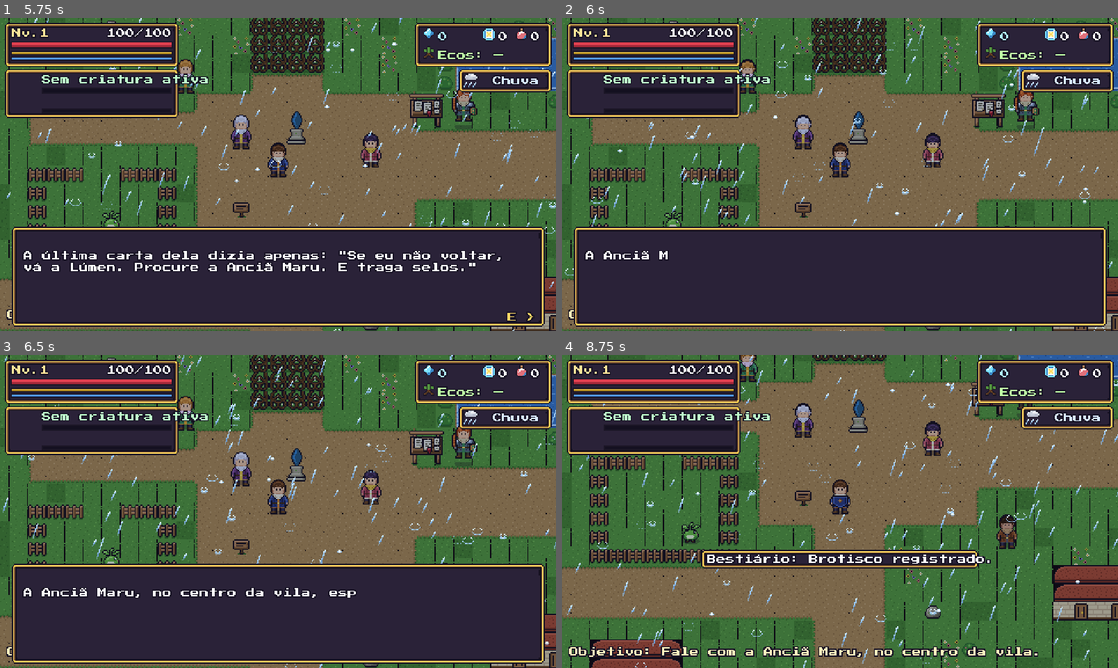
Above: before the commit, frames 1-4 (two rows, left to right).
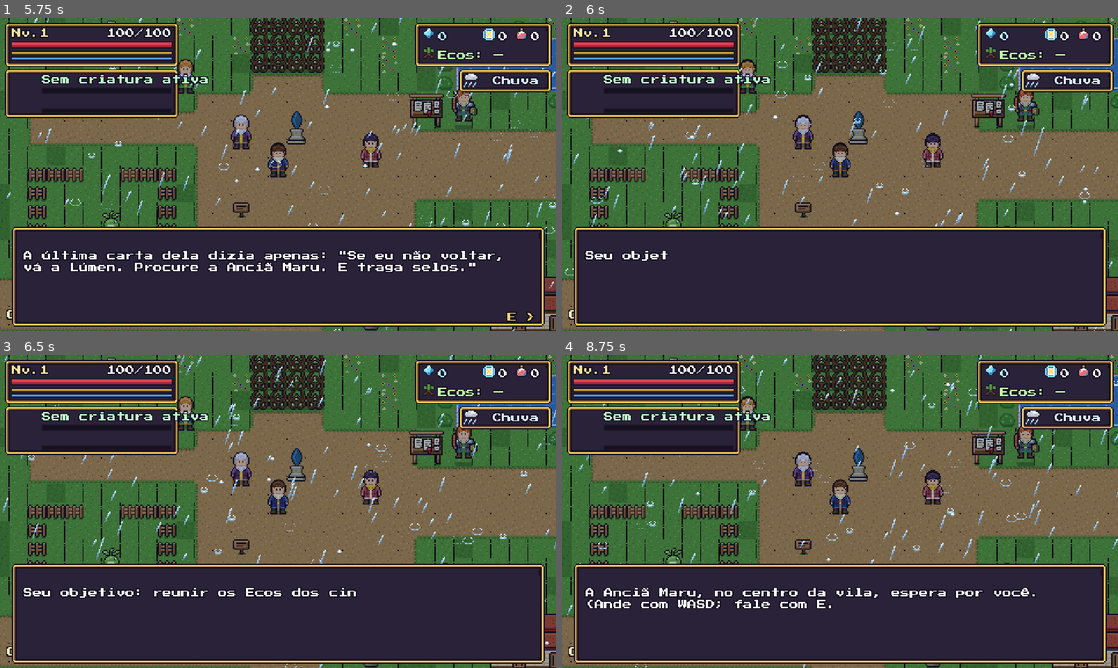
Above: after the commit, the same moments.

Repository: jaapa07/Claude
Game: Godot game, scene res://scenes/main.tscn
Two runs of this game, one before a commit and one after it. Both use one fixed random seed, a clock stepped at 60 frames per second and the inputs below.
Inputs (mouse positions are in pixels of both pictures, inside the frame that each line leads up to):
- Up to frame 1 (5.75 s): tap Enter (ui_accept) at 0.5, 0.77, 3.77 s; move the mouse to (400, 158) at 0.52 s; hold D (move_right) 0.53-1.25 s; hold K (guard) 0.53-1.25 s; click (400, 158) at 0.67 s; drag from (166, 190) to (250, 237) at 1.27 s; move the mouse to (333, 105) at 2.02 s; hold D (move_right) 2.03-2.75 s; hold K (guard) 2.03-2.75 s; tap C (behavior) at 2.1 s; drag from (250, 237) to (111, 127) at 2.77 s; move the mouse to (444, 221) at 3.52 s; hold A (move_left) 3.53-4.25 s; hold K (guard) 3.53-4.25 s; tap R (consumable) at 3.6 s; tap I (inventory) at 4.15 s; drag from (111, 127) to (194, 96) at 4.27 s; move the mouse to (305, 174) at 5.02 s; hold S (move_down) from 5.03 s (still down); hold K (guard) from 5.03 s (still down); tap 1 (eco1) at 5.1 s; click (305, 174) at 5.17 s; tap Escape (pause) at 5.65 s
- Up to frame 2 (6 s): release S (move_down) at 5.75 s; release K (guard) at 5.75 s; drag from (756, 96) to (728, 190) at 5.77 s
- Up to frame 3 (6.5 s): no input
- Up to frame 4 (8.75 s): move the mouse to (962, 495) at 6.52 s; hold W (move_up) 6.53-7.25 s; hold K (guard) 6.53-7.25 s; tap Enter (ui_accept) at 6.77 s; drag from (728, 527) to (812, 574) at 7.27 s; move the mouse to (895, 442) at 8.02 s; hold S (move_down) from 8.03 s (still down); hold K (guard) from 8.03 s (still down); tap Tab (swap) at 8.1 s

Frame 1 is identical in both runs. In frame 2, 0.2% of the frame differs, in the area x 4-19%, y 74-78%; in frame 3, 0.5%; in frame 4, 57%, in the area x 0-100%, y 0-100%.

Commit message:
Jornada: grande objetivo (5 Ecos, Catedral, Ione), tela de progresso com % de conquista total e % nos saves; menus respeitam a largura configurada
Co-Authored-By: Claude Opus 5.5 <noreply@anthropic.com>
Claude-Session: https://claude.ai/code/session_01SZRMGMxGYvxw7C5NivNDxm

Diff:
--- a/ecos_da_ruina/data/dialogs.json
+++ b/ecos_da_ruina/data/dialogs.json
@@ -51,6 +51,7 @@
     "Maru: Então você é o aprendiz da Ione. Ela me escreveu que você viria — teimoso, ela disse, e de bom coração.",
     "Maru: A expedição dela entrou na Floresta dos Esquecidos há três luas. Desde então as raízes fecham os caminhos e, à noite, ouvimos as vozes dos que sumiram.",
     "Maru: Algo adoeceu o guardião do Santuário da Seiva. Se Ione está viva, o rastro dela começa lá.",
+    "Maru: Escute bem: cinco guardiões adoeceram — Floresta, Minas, Pântano, Fortaleza e Catedral. Cada um que você libertar devolve um Eco, e cada Eco abre o caminho seguinte. No fim desse caminho está a Catedral do Vazio... e, aposto, Ione.",
     "Maru: Leve estes Selos de Vínculo. No campo de treino, a oeste, você aprende a lutar e a criar seu primeiro vínculo.",
     "Maru: E forme vínculo com as três criaturas da floresta — Brotisco, Lumipim e Cascalito. Elas crescem com você e vão ajudar contra os guardiões."
    ],
--- a/ecos_da_ruina/data/story.json
+++ b/ecos_da_ruina/data/story.json
@@ -62,5 +62,40 @@
     "O escudo do Cavaleiro se parte; dentro, a última página do diário, ainda quente."
    ]
   }
+ },
+ "jornada": {
+  "objetivo": "Reúna os Ecos dos cinco guardiões, abra caminho até a Catedral do Vazio, resgate a Mestra Ione e liberte o Rei dos Ecos.",
+  "guardioes": [
+   {
+    "regiao": "floresta",
+    "nome": "Cervo de Ossos",
+    "flag": "cervo_morto",
+    "eco": "Raiz Viva"
+   },
+   {
+    "regiao": "minas",
+    "nome": "Ferreiro Devorador",
+    "flag": "ferreiro_morto",
+    "eco": "Ruptura Ígnea"
+   },
+   {
+    "regiao": "pantano",
+    "nome": "Bruxa Afogada",
+    "flag": "bruxa_morta",
+    "eco": "Olhar Velado"
+   },
+   {
+    "regiao": "fortaleza",
+    "nome": "Cavaleiro Sem Rosto",
+    "flag": "cavaleiro_morto",
+    "eco": "Passo Umbral"
+   },
+   {
+    "regiao": "catedral",
+    "nome": "Rei dos Ecos",
+    "flag": "rei_morto",
+    "eco": "Harmonia dos Ecos"
+   }
+  ]
  }
 }
--- a/ecos_da_ruina/scripts/game.gd
+++ b/ecos_da_ruina/scripts/game.gd
@@ -170,7 +170,7 @@
 		"individuals": individuals, "team": team, "sanctuary": sanctuary, "active_idx": active_idx, "flags": flags,
 		"chests": chests, "ecos": ecos, "eco_slots": eco_slots, "bestiary": bestiary, "location": location,
 		"checkpoint": checkpoint, "stats": stats, "play_time": play_time, "difficulty": difficulty, "behavior": behavior, "slot": slot,
-		"party": party, "contract": contract,
+		"party": party, "contract": contract, "conquista": conquest_pct(),
 		"clima": Weather.to_dict()}
 
 func validate_save(d: Dictionary) -> String:
@@ -1339,3 +1339,65 @@
 	for key in m:
 		text = text.replace("{" + key + "}", m[key])
 	return text
+
+
+# =============================================================== JORNADA (o grande objetivo e a % de conquista)
+func guardians_done() -> int:
+	var n := 0
+	for g in Data.story.get("jornada", {}).get("guardioes", []):
+		if has_flag(g["flag"]):
+			n += 1
+	return n
+
+## Partes da conquista: [nome, feito, total, peso]
+func conquest_parts() -> Array:
+	var gs: Array = Data.story.get("jornada", {}).get("guardioes", [])
+	var sp_total := 0; var sp_cap := 0
+	for sid in Data.species:
+		if Data.species[sid].get("status", "") == "jogavel":
+			sp_total += 1
+			if bestiary.get(sid, {}).get("capturado", false):
+				sp_cap += 1
+	var ch_total := 0; var ch_open := 0; var seeds_total := 0; var seeds := 0
+	for m in Data.maps:
+		for e in Data.maps[m]["entities"]:
+			if e["type"] == "chest":
+				ch_total += 1
+				if chests.has(str(e.get("id", ""))):
+					ch_open += 1
+			if e["type"] == "pickup" and e.get("item", "") == "semente_vida":
+				seeds_total += 1
+				if has_flag(str(e.get("flag", ""))):
+					seeds += 1
+	var ct_total := 0; var ct_done := 0
+	for cid in Data.contracts:
+		ct_total += 1
+		if has_flag(cid + "_ok"):
+			ct_done += 1
+		if Data.contracts[cid].get("recompensa", {}).get("itens", {}).has("semente_vida"):
+			seeds_total += 1
+			if has_flag(cid + "_ok"):
+				seeds += 1
+	var mem_total: int = Data.story.get("memorias", {}).size()
+	var mem := 0
+	for f in Data.story.get("memorias", {}):
+		if has_flag("mem_" + f):
+			mem += 1
+	return [["Guardiões libertados", guardians_done(), gs.size(), 40.0],
+		["Criaturas capturadas", sp_cap, sp_total, 20.0],
+		["Baús abertos", ch_open, ch_total, 12.0],
+		["Contratos e caçadas", ct_done, ct_total, 12.0],
+		["Sementes de Vida", seeds, seeds_total, 8.0],
+		["Memórias recuperadas", mem, mem_total, 8.0]]
+
+func conquest_pct() -> int:
+	var tot := 0.0; var got := 0.0
+	for p in conquest_parts():
+		tot += float(p[3])
+		if int(p[2]) > 0:
+			got += float(p[3]) * float(p[1]) / float(p[2])
+	return int(floor(100.0 * got / max(1.0, tot)))
+
+func grand_goal_text() -> String:
+	var j: Dictionary = Data.story.get("jornada", {})
+	return "%s  (Ecos: %d/%d)" % [j.get("objetivo", ""), guardians_done(), j.get("guardioes", []).size()]
--- a/ecos_da_ruina/scripts/main.gd
+++ b/ecos_da_ruina/scripts/main.gd
@@ -75,6 +75,7 @@
 	ui.dialog(["Auralis, ano da Ruína. O Eco — a energia que dá voz às criaturas e às terras — está adoecendo, e fissuras se abrem entre o mundo e sua memória.",
 		"Três luas atrás, sua mentora, a Mestra Ione, partiu com uma expedição para a Floresta dos Esquecidos. Nenhum deles voltou.",
 		"A última carta dela dizia apenas: \"Se eu não voltar, vá a Lúmen. Procure a Anciã Maru. E traga selos.\"",
+		"Seu objetivo: reunir os Ecos dos cinco guardiões, abrir caminho até a Catedral do Vazio e trazer Ione de volta. (Acompanhe em Menu > Jornada.)",
 		"A Anciã Maru, no centro da vila, espera por você. (Ande com {andar}; fale com {interagir}.)"], func():
 		world.player.set_busy(false))
 
--- a/ecos_da_ruina/scripts/menu_screen.gd
+++ b/ecos_da_ruina/scripts/menu_screen.gd
@@ -9,7 +9,11 @@
 var sel := 0
 var info_default := ""
 var can_cancel := true
-var list_w := 190.0
+var list_w := 190.0:
+	set(v):
+		list_w = v
+		if is_inside_tree() and _list_panel != null:
+			_refresh()
 var key_capture := ""           # ação aguardando nova tecla
 var on_key: Callable = Callable()
 var scroll := 0
--- a/ecos_da_ruina/scripts/save_system.gd
+++ b/ecos_da_ruina/scripts/save_system.gd
@@ -79,7 +79,7 @@
 	var lvl: int = int(d["hero"].get("level", 1))
 	var mapname: String = Data.maps.get(d["location"]["map"], {}).get("name", "?")
 	return {"nivel": lvl, "mapa": mapname, "tempo": float(d.get("play_time", 0.0)), "quando": d.get("saved_at", ""),
-		"equipe": d["team"].size(), "recuperado": d.get("_recuperado", false)}
+		"equipe": d["team"].size(), "recuperado": d.get("_recuperado", false), "conquista": int(d.get("conquista", 0))}
 
 func delete_slot(slot: int) -> void:
 	for p in [path(slot), path(slot) + ".bak", path(slot) + ".tmp"]:
--- a/ecos_da_ruina/scripts/ui.gd
+++ b/ecos_da_ruina/scripts/ui.gd
@@ -138,7 +138,7 @@
 	var nm := "Autosave" if i == 0 else "Slot %d" % i
 	if inf.is_empty():
 		return "%s — vazio" % nm
-	return "%s — Nv.%d  %s  %dmin%s" % [nm, inf["nivel"], inf["mapa"], int(inf["tempo"] / 60.0), " (backup)" if inf["recuperado"] else ""]
+	return "%s — Nv.%d  %s  %d%%  %dmin%s" % [nm, inf["nivel"], inf["mapa"], int(inf.get("conquista", 0)), int(inf["tempo"] / 60.0), " (backup)" if inf["recuperado"] else ""]
 
 func _slot_menu(main: Node, saving: bool, continue_best: bool) -> void:
 	if continue_best:
@@ -180,6 +180,7 @@
 func _fill_pause(s: MenuScreen) -> void:
 	var items := [
 		_it("Continuar", func(): s.close(), "Volta ao jogo.\n\n" + Weather.describe()),
+		_it("Jornada (%d%%)" % Game.conquest_pct(), func(): open_journey(), "O grande objetivo e quanto falta para conquistar tudo."),
 		_it("Equipe e criaturas", func(): open_team(), "Veja, ordene e evolua suas criaturas."),
 		_it("Inventário e herói", func(): open_inventory(), "Itens, equipamentos, talentos."),
 		_it("Bestiário", func(): open_bestiary(), "Criaturas vistas e capturadas."),
@@ -980,3 +981,30 @@
 	var hp1 := Game.creature_hp_max(ind); var at1 := Game.creature_atk(ind)
 	ind["acessorio"] = old
 	return "\n\nAntes:  Vida %d  Ataque %.0f\nDepois: Vida %d  Ataque %.0f" % [int(hp0), at0, int(hp1), at1]
+
+# =============================================================== JORNADA
+func open_journey() -> void:
+	var s := _push("Jornada", [], "")
+	var items: Array = []
+	var j: Dictionary = Data.story.get("jornada", {})
+	var goal := "GRANDE OBJETIVO\n%s\n\nConquista total: %d%%" % [j.get("objetivo", ""), Game.conquest_pct()]
+	items.append(_hdr("Os cinco guardiões (%d/5)" % Game.guardians_done()))
+	for g in j.get("guardioes", []):
+		var done: bool = Game.has_flag(g["flag"])
+		var reg: Dictionary = Data.regions.get(g["regiao"], {})
+		var open_reg: bool = reg.get("status", "") == "jogavel"
+		var lab := "%s %s" % ["[X]" if done else "[ ]", reg.get("nome", g["regiao"])]
+		var info := "%s\n\nGuardião: %s\nEco: %s\n\n%s" % [reg.get("nome", ""), g["nome"] if (done or open_reg) else "desconhecido", g["eco"] if done else "???",
+			"Libertado!" if done else ("Região aberta: vá até lá." if open_reg else "Ainda inalcançável (em desenvolvimento).")]
+		var row := _it(lab, Callable(), info)
+		row["col"] = Color(0.6, 1.0, 0.6) if done else (Color.WHITE if open_reg else Color(0.6, 0.6, 0.7))
+		items.append(row)
+	items.append(_hdr("Conquistar tudo: %d%%" % Game.conquest_pct()))
+	for p in Game.conquest_parts():
+		var row2 := _it("%s: %d/%d" % [p[0], int(p[1]), int(p[2])], Callable(), goal)
+		if int(p[1]) >= int(p[2]) and int(p[2]) > 0:
+			row2["col"] = Color(0.6, 1.0, 0.6)
+		items.append(row2)
+	items.append(_it("Voltar", func(): s.close(), goal))
+	s.setup("Jornada — %d%%" % Game.conquest_pct(), items, goal)
+	s.list_w = 250.0
--- a/ecos_da_ruina/scripts/world.gd
+++ b/ecos_da_ruina/scripts/world.gd
@@ -623,6 +623,10 @@
 func _on_flag_changed(name: String, _v: bool) -> void:
 	if _v and Data.story.get("memorias", {}).has(name) and not Game.has_flag("mem_" + name):
 		_memory_queue.append(name)
+	if _v:
+		for g in Data.story.get("jornada", {}).get("guardioes", []):
+			if g["flag"] == name:
+				say("Ecos dos guardiões: %d/5 — Jornada %d%% (Menu > Jornada)" % [Game.guardians_done(), Game.conquest_pct()])
 	if map.is_empty():
 		return
 	refresh_tiles()
--- a/ecos_da_ruina/tests/e2e_bot.gd
+++ b/ecos_da_ruina/tests/e2e_bot.gd
@@ -2746,7 +2746,6 @@
 	Game.dmg_stats.erase("aliado")
 	await engage_area(tpos(41, 12), 260.0, 160.0)
 	await secs(1.5)
-	check("Aliada e criatura dela causam dano", float(Game.dmg_stats.get("aliado", 0.0)) > 0.0, str(Game.dmg_stats.get("aliado", 0.0)))
 	check("Contrato de dupla concluído", Game.has_flag("saqueadores_ok"), "vivos=%d" % contract_enemies("saqueadores").size())
 	var freed := W.enemies().filter(func(e): return e.alive_flag and e.kind == "wild" and str(e.uid).begins_with("saqueadores_f"))
 	print("feras libertadas: ", freed.size())
@@ -2803,6 +2802,7 @@
 	await shot("grupo_04_trio")
 	await engage_area(tpos(22, 26), 300.0, 200.0)
 	await secs(1.5)
+	check("Aliados e criaturas deles causam dano (dupla + trio)", float(Game.dmg_stats.get("aliado", 0.0)) > 0.0, str(Game.dmg_stats.get("aliado", 0.0)))
 	check("Contrato em trio concluído", Game.has_flag("emboscada_ok"), "vivos=%d hp=%d" % [contract_enemies("emboscada").size(), int(Game.hero["hp"])])
 	check("Recompensa do trio: Botas do Vento", Game.item_count("botas_vento") == 1)
 	await advance_dialogs()
@@ -4021,6 +4021,9 @@
 	await advance_dialogs()
 	await talk("anciao")
 	check("Maru conhece o herói como aprendiz de Ione", Game.has_flag("falou_maru"))
+	check("Abertura declara o grande objetivo (cinco Ecos, Catedral, Ione)", "cinco guardiões" in intro)
+	var pct0 := Game.conquest_pct()
+	check("Jornada começa perto de 0%", pct0 < 5, str(pct0))
 	var flags_ok := true
 	var bosses := {}
 	for f in Data.maps:
@@ -4062,5 +4065,13 @@
 	W.save_now(5)
 	SaveSys.load_game(5)
 	await frames(5)
+	check("Guardião libertado conta na Jornada (Ecos 1/5) e sobe a conquista", Game.guardians_done() == 1 and Game.conquest_pct() > pct0, "%d %d" % [Game.guardians_done(), Game.conquest_pct()])
+	main.ui.open_pause()
+	main.ui.open_journey()
+	await frames(3)
+	check("Tela da Jornada abre com o objetivo e a %", "Jornada" in main.ui._top().title)
+	await shot("historia_jornada")
+	await close_menus()
 	check("Save mantém páginas e memórias", Game.has_flag("mem_cervo_morto") and Game.item_count("pagina_ione_2") == 1)
+	check("Lista de saves mostra a % de conquista", int(SaveSys.slot_info(5).get("conquista", -1)) > 0)
 	W.memory_in_tests = false
